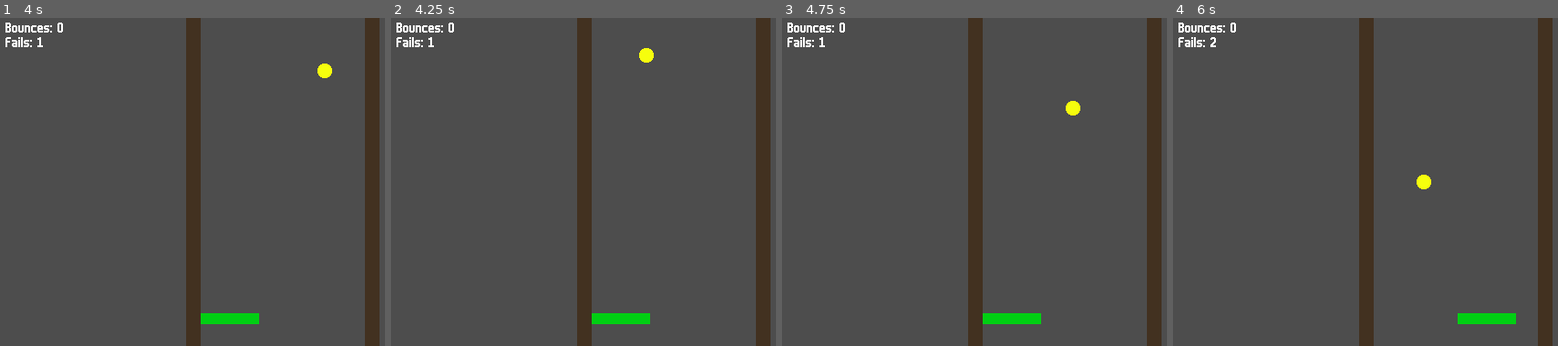
Above: before the commit, frames 1-4 (left to right).
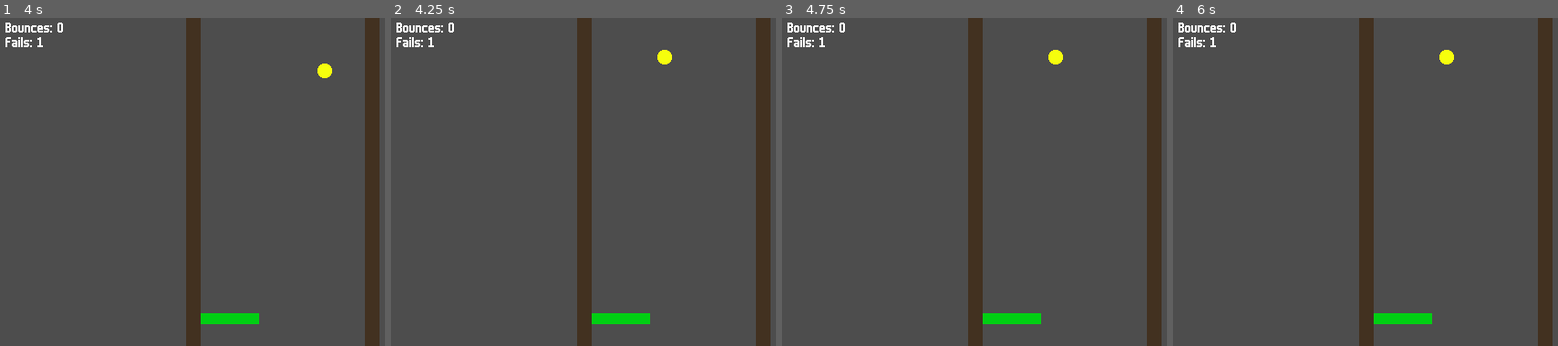
Above: after the commit, the same moments.

Repository: YannVeld/LD60
Game: Godot game, scene res://main.tscn
Same seed, same stepped clock (60 frames per second), same inputs: the game is played once before the commit and once after it.
Inputs:
- Up to frame 1 (4 s): hold Right (move_right) 0.53-1.28 s; hold Left (move_left) 1.28-2.03 s; tap Enter at 2, 3.5 s; hold Right (move_right) 2.03-3.53 s; tap Space at 2.75 s; hold Left (move_left) from 3.53 s (still down)
- Up to frame 2 (4.25 s): keep holding Left (move_left); tap P (pause, bound only after the commit) at 4.15 s
- Up to frame 3 (4.75 s): keep holding Left (move_left)
- Up to frame 4 (6 s): tap Space at 5.75 s; release Left (move_left) at 5.78 s; hold Right (move_right) from 5.78 s (still down)

Frame 1 is identical in both runs. In frame 2, 0.3% of the frame differs, in the area x 64-73%, y 9-15%; in frame 3, 0.3%; in frame 4, 1.3%, in the area x 9-90%, y 5-94%.

Commit message:
Made game pausable

Diff:
--- a/Scripts/upgrade_manager.gd
+++ b/Scripts/upgrade_manager.gd
@@ -22,7 +22,8 @@
 
 # Called every frame. 'delta' is the elapsed time since the previous frame.
 func _process(delta: float) -> void:
-	pass
+	if Input.is_action_just_pressed("pause"):
+		get_tree().paused = not get_tree().paused
 
 
 func _draw() -> void:
--- a/main.tscn
+++ b/main.tscn
@@ -30,10 +30,12 @@
 [node name="Node2D" type="Node2D" unique_id=1396456076]
 
 [node name="UpgradeManager" type="Node2D" parent="." unique_id=1040316871]
+process_mode = 3
 script = ExtResource("1_5vw27")
 gameProperties = ExtResource("2_lquwl")
 
 [node name="BallManager" type="Node2D" parent="." unique_id=1540103077]
+process_mode = 3
 script = ExtResource("7_272bh")
 gameProperties = ExtResource("2_lquwl")
 
--- a/project.godot
+++ b/project.godot
@@ -40,6 +40,11 @@
 , Object(InputEventJoypadMotion,"resource_local_to_scene":false,"resource_name":"","device":-1,"axis":2,"axis_value":1.0,"script":null)
 ]
 }
+pause={
+"deadzone": 0.2,
+"events": [Object(InputEventKey,"resource_local_to_scene":false,"resource_name":"","device":-1,"window_id":0,"alt_pressed":false,"shift_pressed":false,"ctrl_pressed":false,"meta_pressed":false,"pressed":false,"keycode":0,"physical_keycode":80,"key_label":0,"unicode":112,"location":0,"echo":false,"script":null)
+]
+}
 
 [physics]
 
